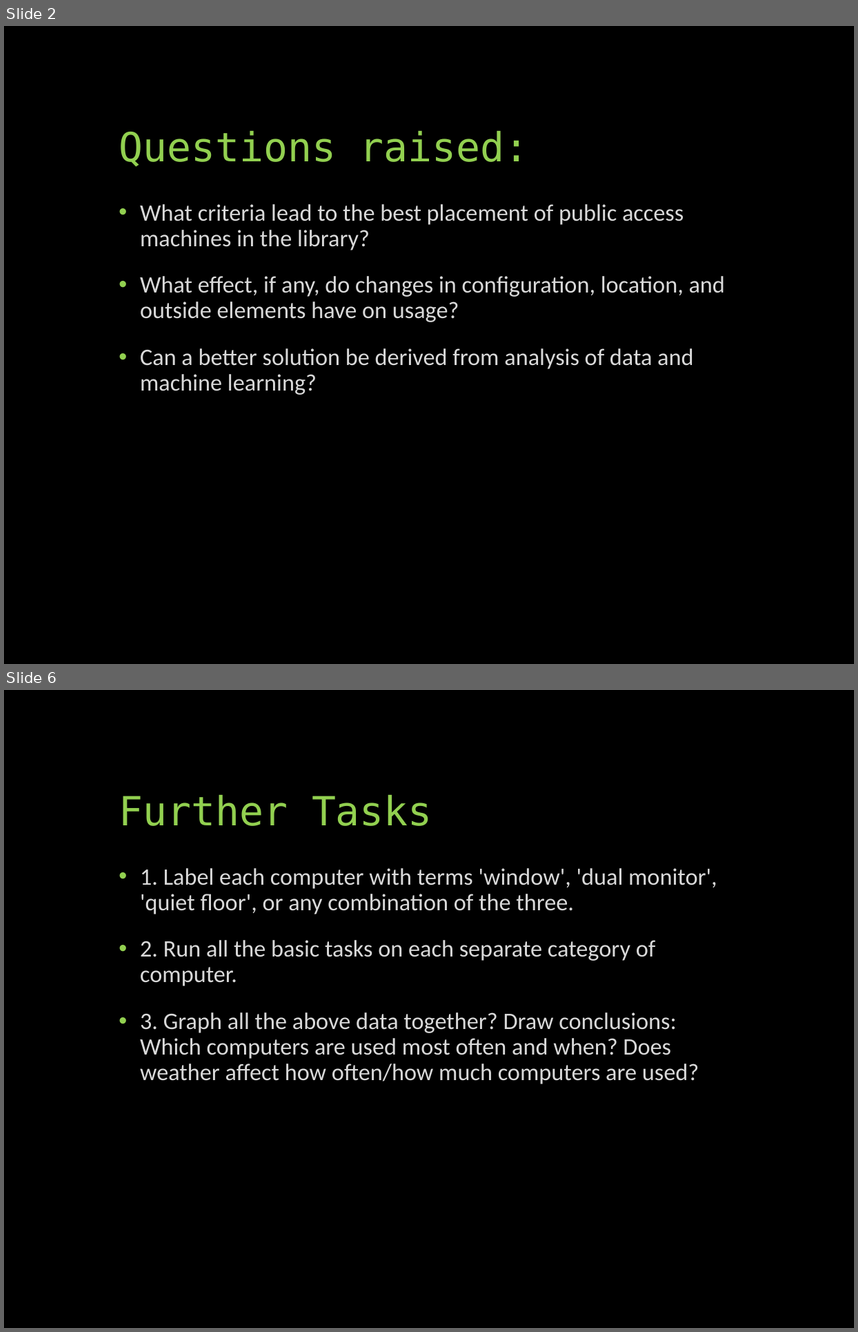
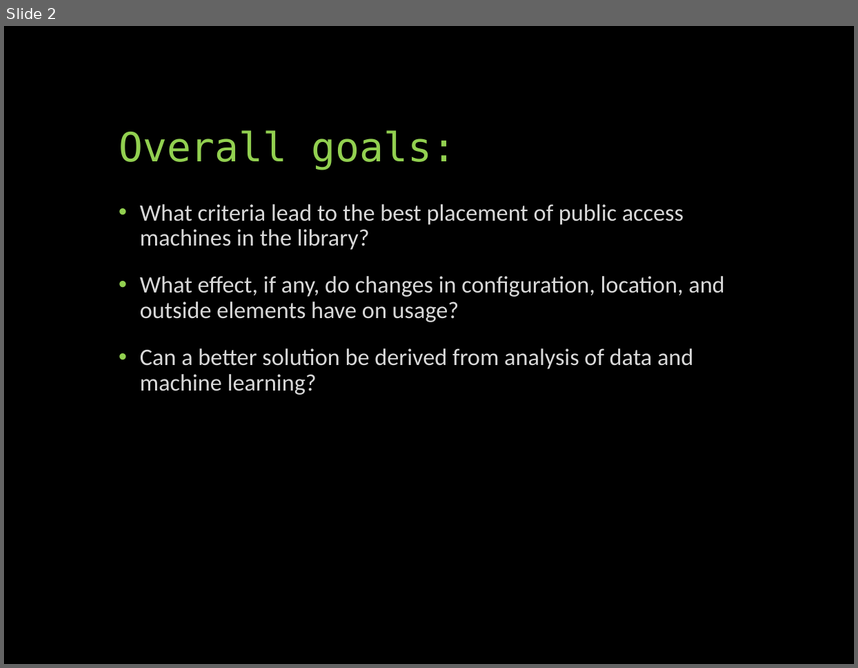
Before and after one commit to UNCG-CSE/Library-Computer-Usage-Analysis, a slide deck: docs/Computers in the Libraries.pptx. Shown one above the other, each under a label of ours: slides 2 and 6 before the commit, slide 2 after it; the slides between them are not shown. The pictures are 858x1332 and 858x668 pixels, drawn with LibreOffice and Linux fonts; fonts in the diff are those of the drawing. Boxes give left, top, right and bottom in pixels: in the first picture for what was removed or moved away, otherwise in the second. Text is boxed around its words. In the diff, an @@ line names an element or a change of style, - is before the commit and + after.

```diff
--- a/docs/Computers in the Libraries.pptx
+++ b/docs/Computers in the Libraries.pptx
@@ slide 6 removed at (4,690,854,1328), background #000000 @@
@@ title removed at (119,795,432,826) @@
-Further Tasks
@@ text removed at (140,868,717,1084) @@
-• 1. Label each computer with terms 'window', 'dual monitor', 'quiet floor', or any combination of the three.
-• 2. Run all the basic tasks on each separate category of computer.
-• 3. Graph all the above data together? Draw conclusions: Which computers are used most often and when? Does weather affect how often/how much computers are used?
@@ slide 2 changed as well @@
@@ text at (119,130,457,170): text changed @@
-Questions raised:
+Overall goals:
```
Also in this commit, not shown: 1 other slide changed, 9 slides added, 6 other slides removed, 1 other file.
